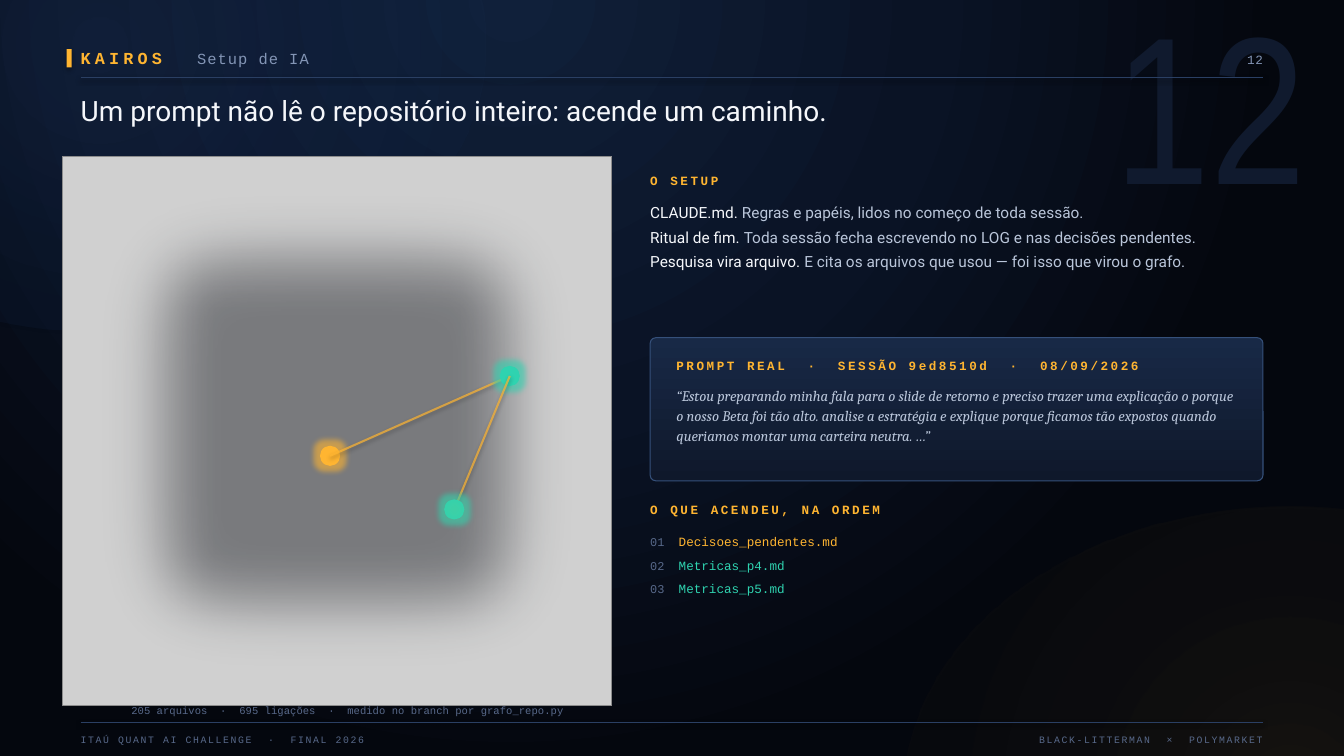
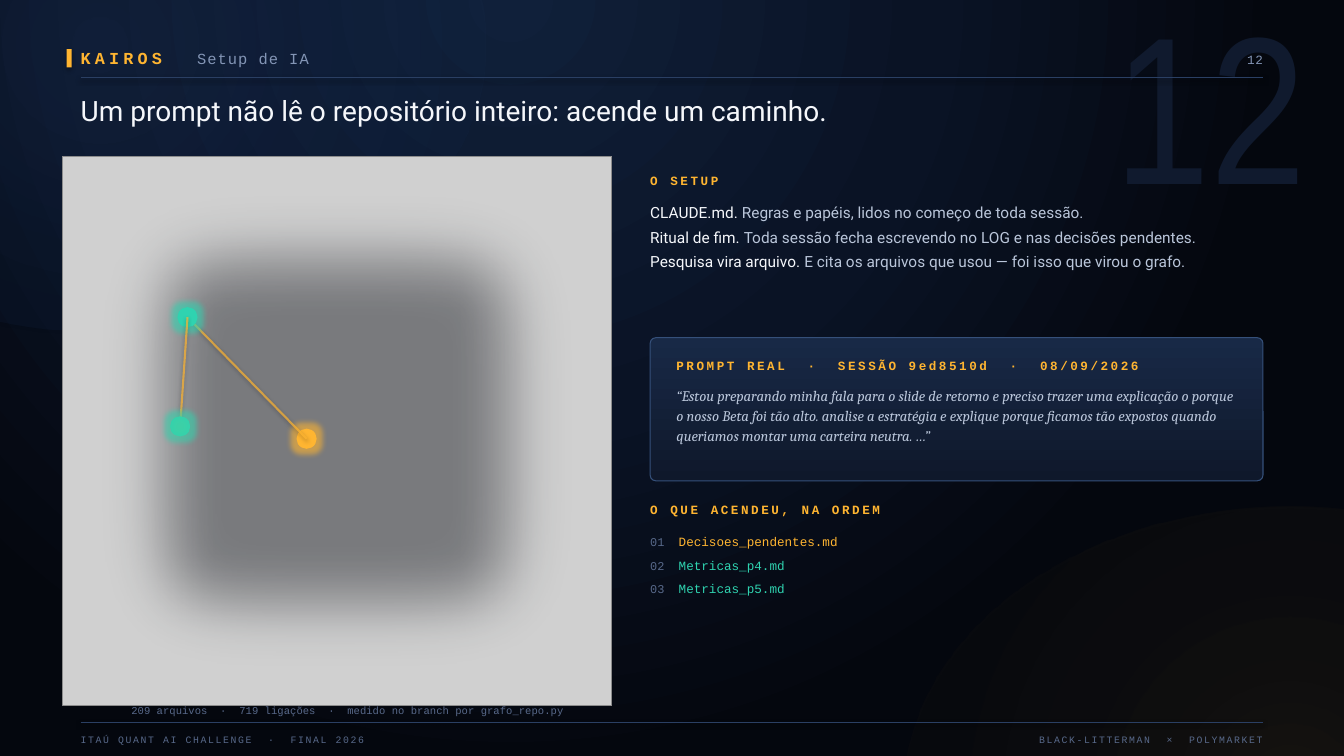
Before and after one commit to liahaller/Desafio-Quant-Itau, a slide deck: slide 7 of Final/Slides_novos.pptx. Drawn at 1344x756 pixels with LibreOffice and Linux fonts; fonts in the diff are those of the drawing; grey boxes stand for pictures. Boxes give left, top, right and bottom in pixels: in the first picture for what was removed or moved away, otherwise in the second. Text is boxed around its words. In the diff, an @@ line names an element or a change of style, - is before the commit and + after.

```diff
--- a/Final/Slides_novos.pptx
+++ b/Final/Slides_novos.pptx
@@ ellipse: place and size @@
-ellipse at bbox=[500, 366, 520, 386]
+ellipse at bbox=[177, 308, 198, 328]
@@ line moved from (510, 376) - (455, 509) to (188, 318) - (180, 426) @@
@@ line moved from (330, 456) - (510, 376) to (307, 439) - (188, 318) @@
@@ ellipse: place and size @@
-ellipse at bbox=[426, 482, 482, 537]
+ellipse at bbox=[152, 399, 208, 455]
@@ ellipse: place and size @@
-ellipse at bbox=[445, 499, 465, 519]
+ellipse at bbox=[170, 416, 191, 437]
@@ ellipse: place and size @@
-ellipse at bbox=[320, 446, 340, 466]
+ellipse at bbox=[296, 429, 317, 449]
@@ text at bbox=[131, 706, 564, 716]: text changed @@
-205 arquivos · 695 ligações · medido no branch por grafo_repo.py
+209 arquivos · 719 ligações · medido no branch por grafo_repo.py
```
Also in this commit, not shown: 12 other slides changed, 4 slides added, 40 other files.
